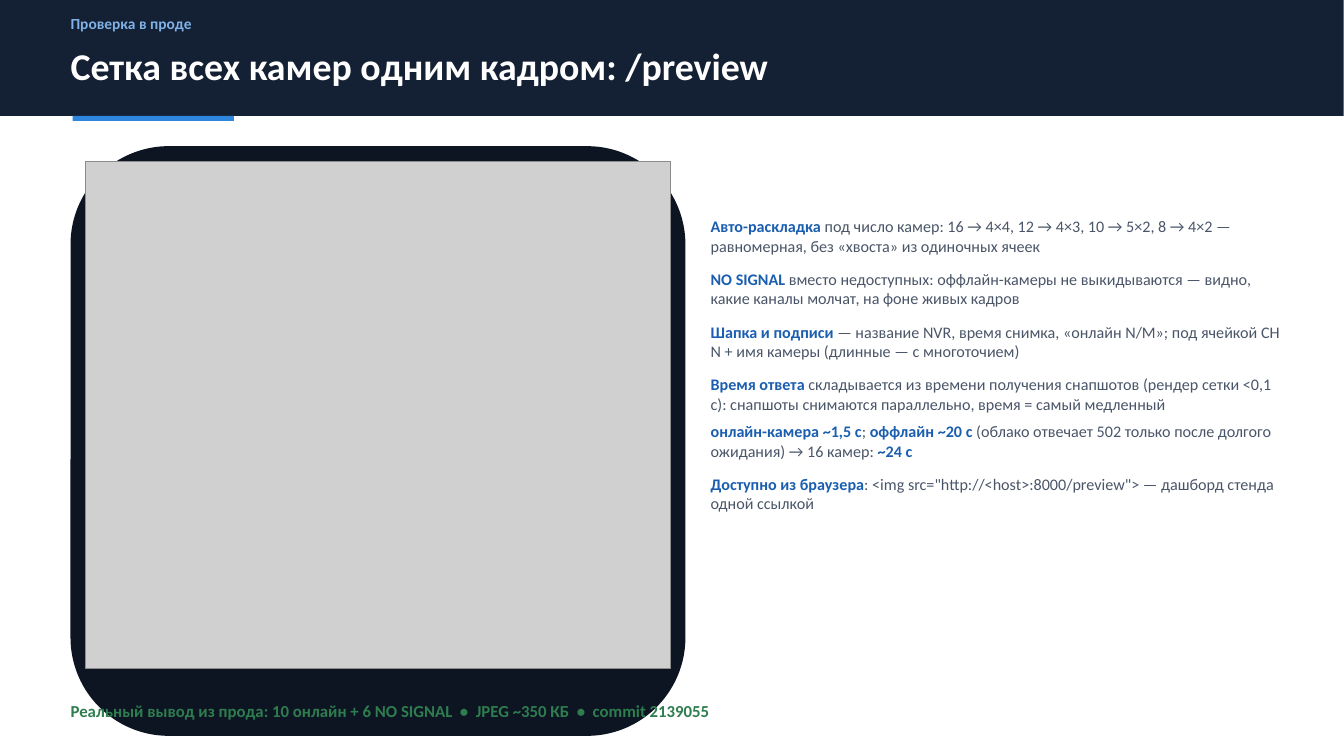
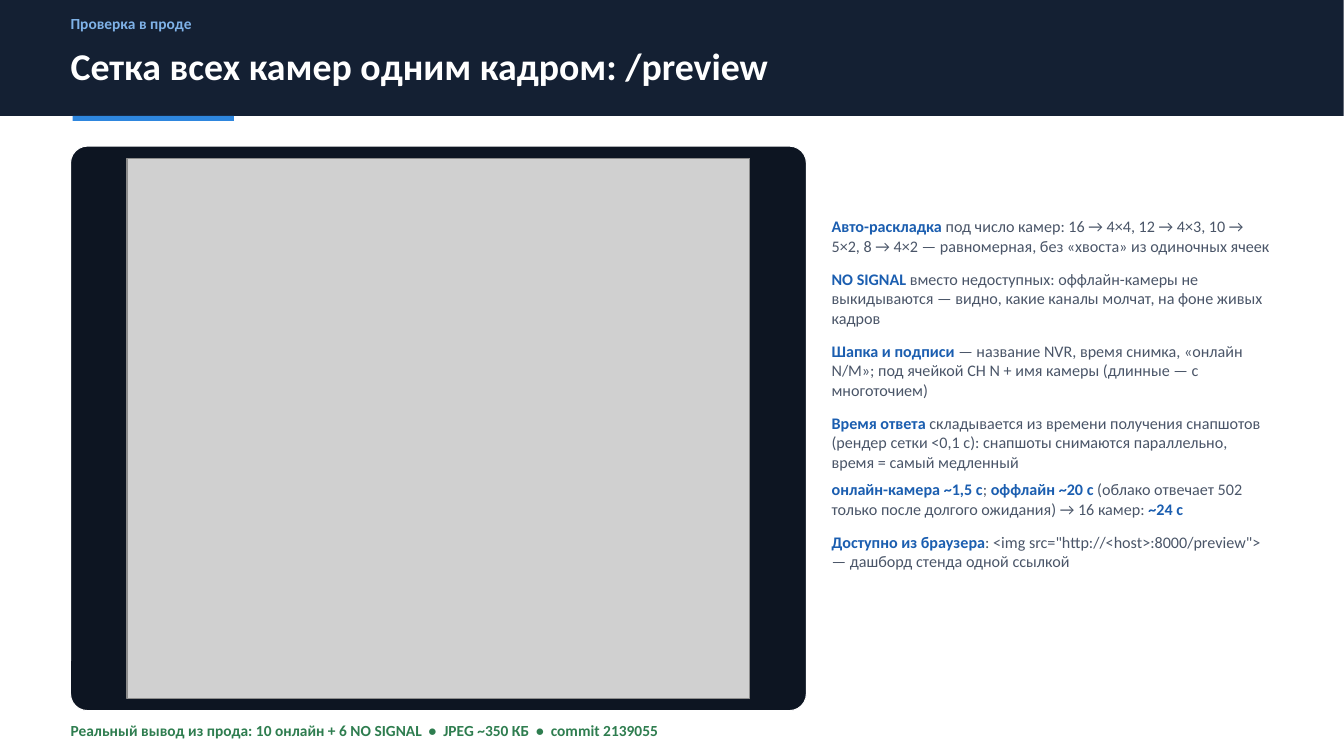
Before and after one commit to halamov/hikcloud2rtc, a slide deck: slide 13 of hikcloud2rtc.pptx. Drawn at 1344x756 pixels with LibreOffice and Linux fonts; fonts in the diff are those of the drawing; grey boxes stand for pictures. Boxes give left, top, right and bottom in pixels: in the first picture for what was removed or moved away, otherwise in the second. Text is boxed around its words. In the diff, an @@ line names an element or a change of style, - is before the commit and + after.

Commit message:
pptx: слайд 13 — карточка кадра как на других (adj=3000, рамка 0.75pt, ширина 7.3), скрин 6.18x5.36 внутри

```diff
--- a/hikcloud2rtc.pptx
+++ b/hikcloud2rtc.pptx
@@ rounded rectangle: place and size @@
-rounded rectangle at bbox=[71, 146, 686, 736]
+rounded rectangle at bbox=[71, 146, 807, 711]
@@ rounded rectangle at bbox=[71, 146, 807, 711]: outline none to #FFFFFF 0.75 pt; proportions changed @@
@@ picture: place and size @@
-picture at bbox=[86, 161, 670, 668]
+picture at bbox=[127, 158, 750, 699]
@@ text "Авто-раскладка под число камер: 16 ..." rewrapped from bbox=[711, 221, 1280, 512] to bbox=[832, 221, 1270, 570] @@
@@ text "Реальный вывод из прода: 10 ...": place and size @@
-text "Реальный вывод из прода: 10 ..." at bbox=[71, 703, 710, 721]
+text "Реальный вывод из прода: 10 ..." at bbox=[71, 725, 658, 739]
@@ text "Реальный вывод из прода: 10 ..." at bbox=[71, 725, 658, 739]: size 12 to 11 pt @@
```
